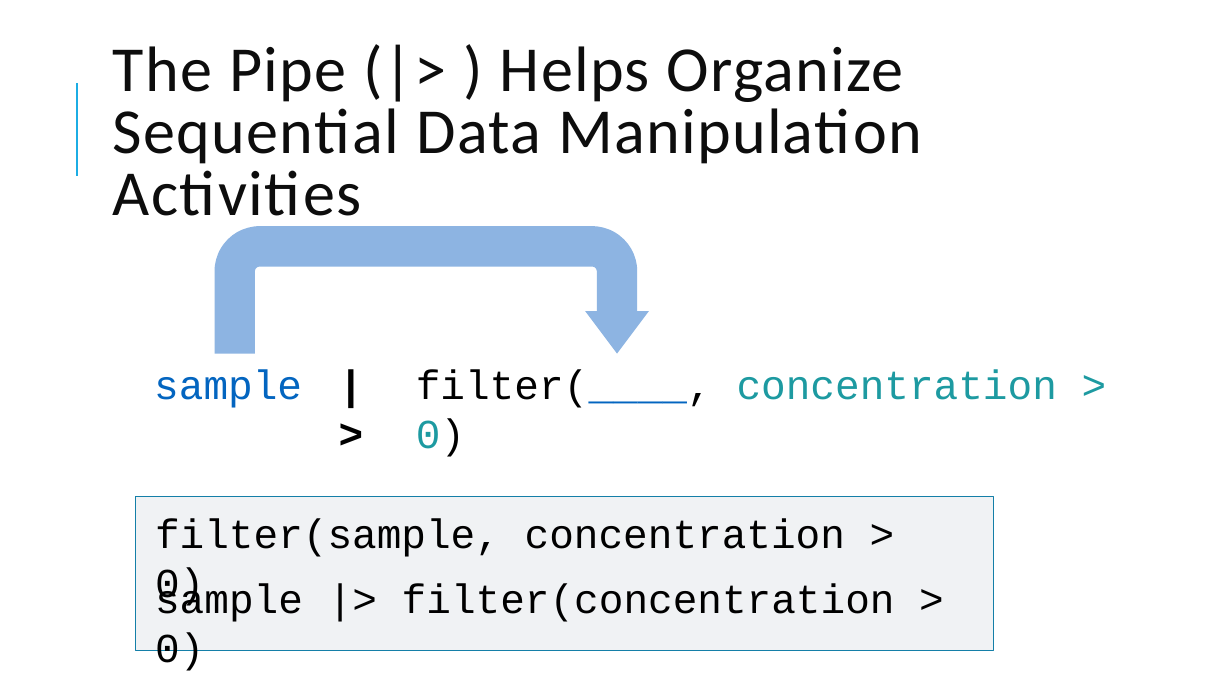
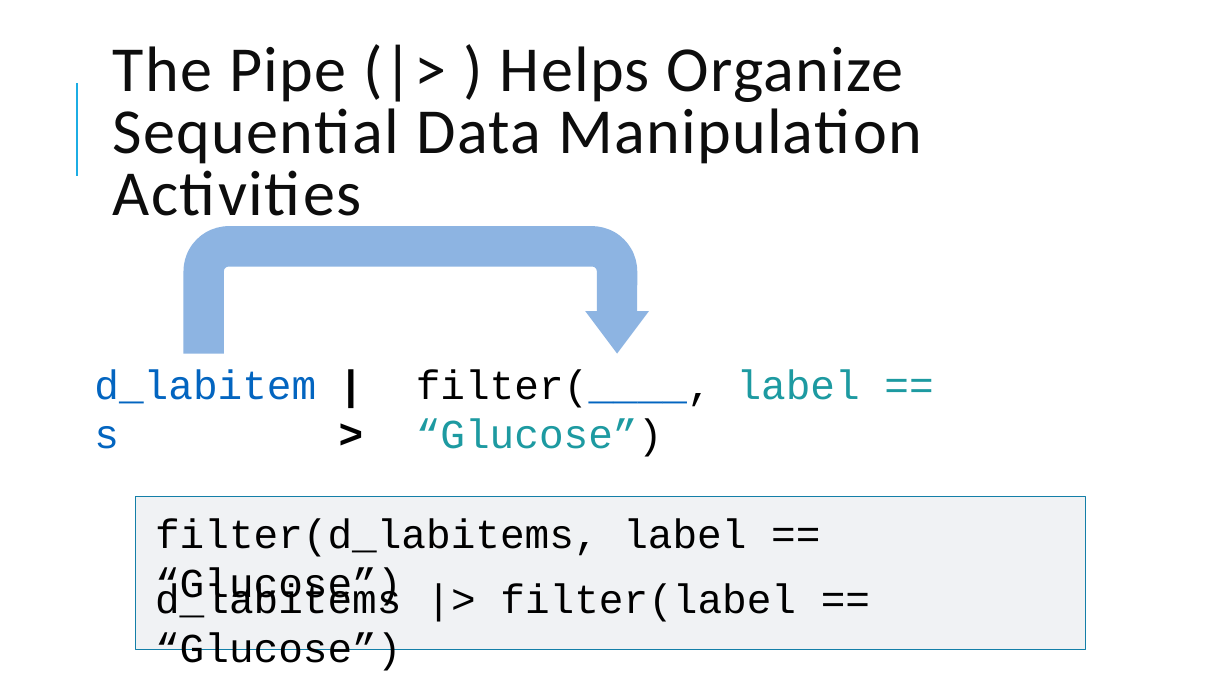
Before and after one commit to amromeo/api_r_int_db_24, a slide deck: slide 33 of presentations/02 - Databases with R.pptx (slide 27 before the commit). Drawn at 1232x693 pixels with LibreOffice and Linux fonts; fonts in the diff are those of the drawing. Boxes give left, top, right and bottom in pixels: in the first picture for what was removed or moved away, otherwise in the second. Text is boxed around its words. In the diff, an @@ line names an element or a change of style, - is before the commit and + after.

```diff
--- a/presentations/02 - Databases with R.pptx
+++ b/presentations/02 - Databases with R.pptx
@@ uturn arrow: place and size @@
-uturn arrow at (214, 226, 649, 354)
+uturn arrow at (184, 226, 650, 354)
@@ text at (94, 369, 316, 404): text changed @@
-sample
+d_labitems
@@ text at (416, 369, 860, 457): text changed @@
-filter(____, concentration > 0)
+filter(____, label == “Glucose”)
@@ rectangle: place and size @@
-rectangle at (135, 496, 994, 651)
+rectangle at (135, 496, 1086, 649)
@@ text at (155, 518, 746, 608): text changed @@
-filter(sample, concentration > 0)
+filter(d_labitems, label == “Glucose”)
@@ text at (155, 583, 796, 671): text changed @@
-sample |> filter(concentration > 0)
+d_labitems |> filter(label == “Glucose”)
```
Also in this commit, not shown: 10 other slides changed, 11 slides added, 3 slides removed, 1 other file.
